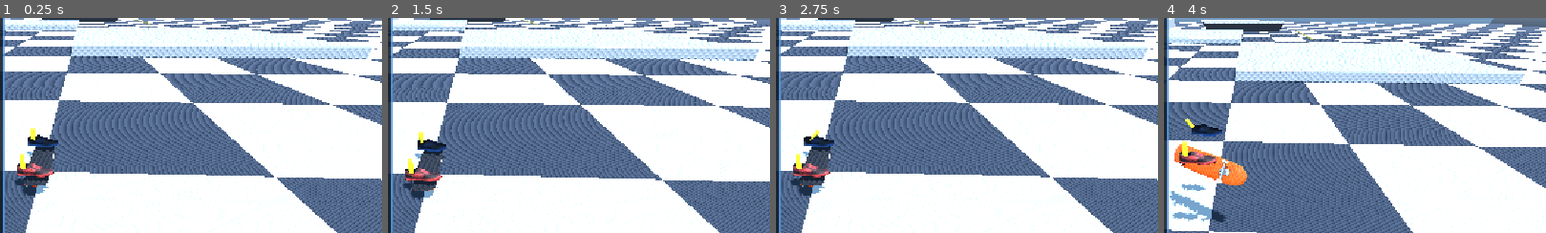
Above: before the commit, frames 1-4 (left to right).
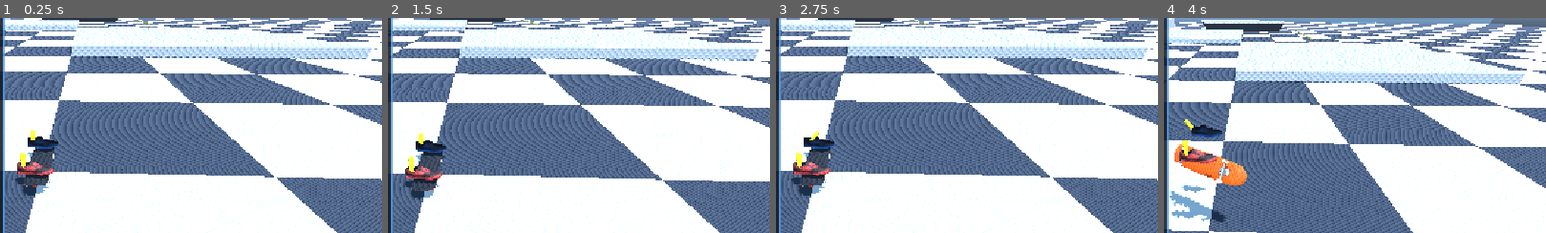
Above: after the commit, the same moments.

Repository: nklunder/skate-sim
Game: Godot game, scene res://scenes/TestWorld.tscn
Two runs of this game, one before a commit and one after it. Both use one fixed random seed, a clock stepped at 60 frames per second and the inputs below.
Inputs (mouse positions are % of the whole screen's width and height, from its top left):
- Up to frame 1 (0.25 s): no input
- Up to frame 2 (1.5 s): tap Enter at 0.5 s; move the mouse to (72, 45) at 0.52 s; hold Right (ui_right) 0.53-1.25 s; hold Z 0.53-1.25 s; click (72, 45) at 0.67 s; tap Space at 0.77 s; drag from (30, 55) to (45, 70) at 1.27 s
- Up to frame 3 (2.75 s): move the mouse to (60, 28) at 2.02 s; hold Right (ui_right) from 2.03 s (still down); hold X from 2.03 s (still down)
- Up to frame 4 (4 s): release Right (ui_right) at 2.75 s; release X at 2.75 s; tap Space at 2.75, 3.77 s; drag from (45, 70) to (20, 35) at 2.77 s; move the mouse to (80, 65) at 3.52 s; hold Left (ui_left) from 3.53 s (still down); hold H from 3.53 s (still down)
The pictures show only the part of the screen within x 41-91%, y 23-73%; the shares and areas given below are measured in that part.

The runs differ from the first frame. In frame 1, 0.8% of the frame differs, in the area x 3-16%, y 51-78%; in frame 2, 0.9%; in frame 3, 0.8%; in frame 4, 1.0%, in the area x 2-16%, y 46-95%.

Commit message:
seat the riding rest pose over the bolts
Moves both shoe rests from z = +/-0.25 onto the axle line at +/-0.225,
matching manual_axle_z, so the rider stands directly over the trucks
rather than 25 mm outboard of them. Setup shifts toward the leading or
trailing edge are animated from here, never re-authored in the scene.

Foot positions stopped feeding any decision when stance moved onto the
rest offsets, and leading_axle_z() reads only the SIGN of rest.z, so
this is purely cosmetic: 32/32 across three suites reproduce every
printed figure exactly.

Also records two confirmed design decisions in the feature spec: the
flicking foot travels toward the edge opposite the popping foot, and
Stage A times off an exported duration scaled by measured flick speed
rather than a percentage of jump ascent - ascent fraction is undefined
for the no-pop ledge drops pop_impulse_scale now allows. Replaces the
spec's "leading edge is -Z" note, which is only true for one stance and
one travel direction, with a pointer to leading_axle_z().

Co-Authored-By: Claude Opus 5 <noreply@anthropic.com>

Diff:
--- a/scenes/player/SkaterRig.tscn
+++ b/scenes/player/SkaterRig.tscn
@@ -46,7 +46,7 @@
 script = ExtResource("4_deck_mesh")
 
 [node name="LeftFoot" type="Node3D" parent="SurfaceAlign/BoardPivot"]
-transform = Transform3D(1, 0, 0, 0, 1, 0, 0, 0, 1, -0.025, 0.055, -0.25)
+transform = Transform3D(1, 0, 0, 0, 1, 0, 0, 0, 1, -0.025, 0.055, -0.225)
 script = ExtResource("7_shoe_mesh")
 is_left_shoe = true
 tint_color = Color(0.3, 0.6, 1, 1)
@@ -61,7 +61,7 @@
 surface_material_override/0 = SubResource("StandardMaterial3D_peg")
 
 [node name="RightFoot" type="Node3D" parent="SurfaceAlign/BoardPivot"]
-transform = Transform3D(1, 0, 0, 0, 1, 0, 0, 0, 1, -0.025, 0.055, 0.25)
+transform = Transform3D(1, 0, 0, 0, 1, 0, 0, 0, 1, -0.025, 0.055, 0.225)
 script = ExtResource("7_shoe_mesh")
 is_left_shoe = false
 tint_color = Color(1, 0.35, 0.35, 1)
Not shown, changed: AGENTS.md
Not shown, changed: docs/features/01_FOOT_ANIMATIONS.md
